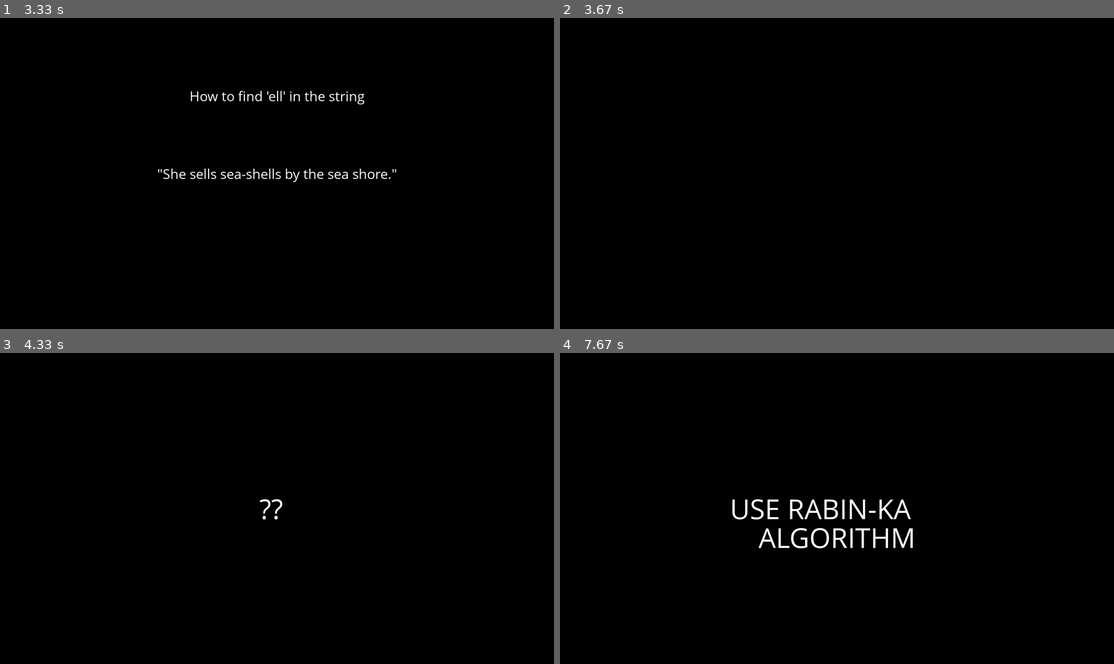
Above: before the commit, frames 1-4 (two rows, left to right).
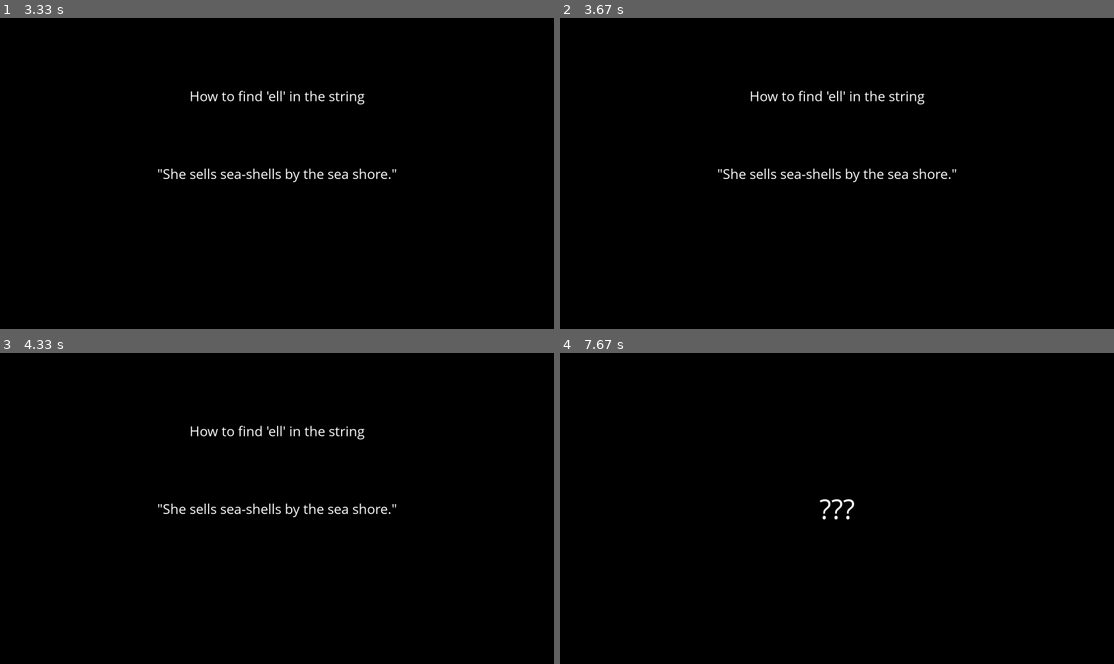
Above: after the commit, the same moments.

Repository: wadsworj/py_vid_generator
Game: pygame game, started from main.py
Two runs of this game, one before a commit and one after it. Both use one fixed random seed, a clock stepped at 60 frames per second and the inputs below.
Inputs:
- Up to frame 1 (3.33 s): no input
- Up to frame 2 (3.67 s): no input
- Up to frame 3 (4.33 s): no input
- Up to frame 4 (7.67 s): no input

Frame 1 is identical in both runs. In frame 2, 0.9% of the frame differs, in the area x 28-72%, y 23-53%; in frame 3, 0.9%; in frame 4, 1.4%, in the area x 31-64%, y 47-63%.

Commit message:
add playing of audio

Diff:
--- a/main.py
+++ b/main.py
@@ -30,7 +30,7 @@
 with open('videoScripts/rabinKarp.json') as data_file:
     data = json.load(data_file)
 
-video = Video(data["name"], data["resolution"])
+video = Video(data["name"], data["resolution"], data["audio"])
 
 scene_builder = SceneBuilder(ElementBuilder())
 
--- a/video.py
+++ b/video.py
@@ -3,15 +3,18 @@
 from pygame.locals import *
 
 import config
+from pygame import mixer
 
 
 class Video:
-    def __init__(self, name, resolution):
+    def __init__(self, name, resolution, audio_file):
         self.name = name
         self.video = None
         self.screen = pygame.display.set_mode(resolution)
         self.scenes = []
         self.current_scene = None
+        self.audio_file = audio_file
+        self.playing_audio = False
         # self.cam = pygame.camera.Camera("/dev/video0",(640,480))
         # self.cam.start()
 
@@ -19,6 +22,19 @@
         self.scenes.append(scene)
 
     def render(self):
+        if self.audio_file and not self.playing_audio:
+            count = 0
+            mixer.init()
+            for audio in self.audio_file:
+                mixer.music.load("audio/" + audio)
+                # Setting the volume
+                if count > 0:
+                    mixer.music.set_volume(0.5)
+
+                # Start playing the song
+                mixer.music.play()
+                count = count + 1
+
         done_capturing = False
 
         self.current_scene = self.scenes.pop(0)
--- a/videoScripts/rabinKarp.json
+++ b/videoScripts/rabinKarp.json
@@ -1,12 +1,13 @@
 {
   "name" : "rubin-kahn",
   "resolution" : [1920, 1080],
+  "audio" : ["Untitled.mp3"],
   "scenes" :
   [
     {
       "scene_name" : "intro",
       "scene_index" : 1,
-      "duration" : 3.5,
+      "duration" : 6.5,
       "elements" :
       [
         {
